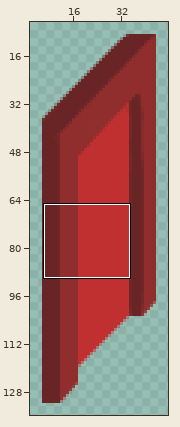
Two versions of one sprite sheet, assets/image/door.png. The picture above shows the old version from afar; the outline marks the close-up.
Close-up. Before the commit:
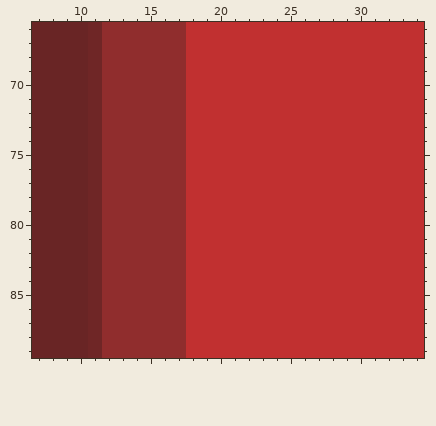
The file is 51x140 pixels. Pixels under 10% opacity are left out. Colours within 5 levels of each other are drawn and written as one. Shown: x 7..34, y 66..89. The wide view leaves out empty margins.
The result:
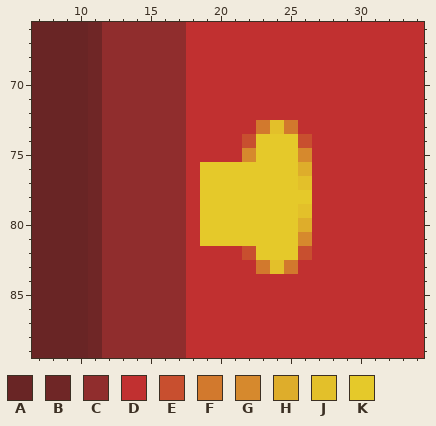
Palette (. is transparent): A #692525  B #6f2626  C #902d2d  D #c13030  E #c84f2f  F #d2792d  G #d6892d  H #dead2b  J #e3c02a  K #e5c92a
Edits made:
The author changed colour D to colour E in row 74 at x 22 and 26; in row 82 at x 22 and 26.
The author changed colour D to colour F in row 73 at x 23 and 25; in row 83 at x 23 and 25.
The author changed colour D to colour G in row 75 at x 22 and 26; in row 81 at x 26.
The author changed colour D to colour H in row 76 at x 26; in row 80 at x 26.
The author changed colour D to colour J in row 73 at x 24; in row 77 at x 26; in row 79 at x 26; in row 83 at x 24.
The author changed colour D to colour K in rows 74 to 75 at x 23 to 25; in rows 76 to 77 at x 19 to 25; in row 78 at x 19 to 26; in rows 79 to 81 at x 19 to 25; in row 82 at x 23 to 25.
Pixel boxes of the changes (left, top, right, bottom) in both close-ups:
changed: (200, 120, 312, 274)
